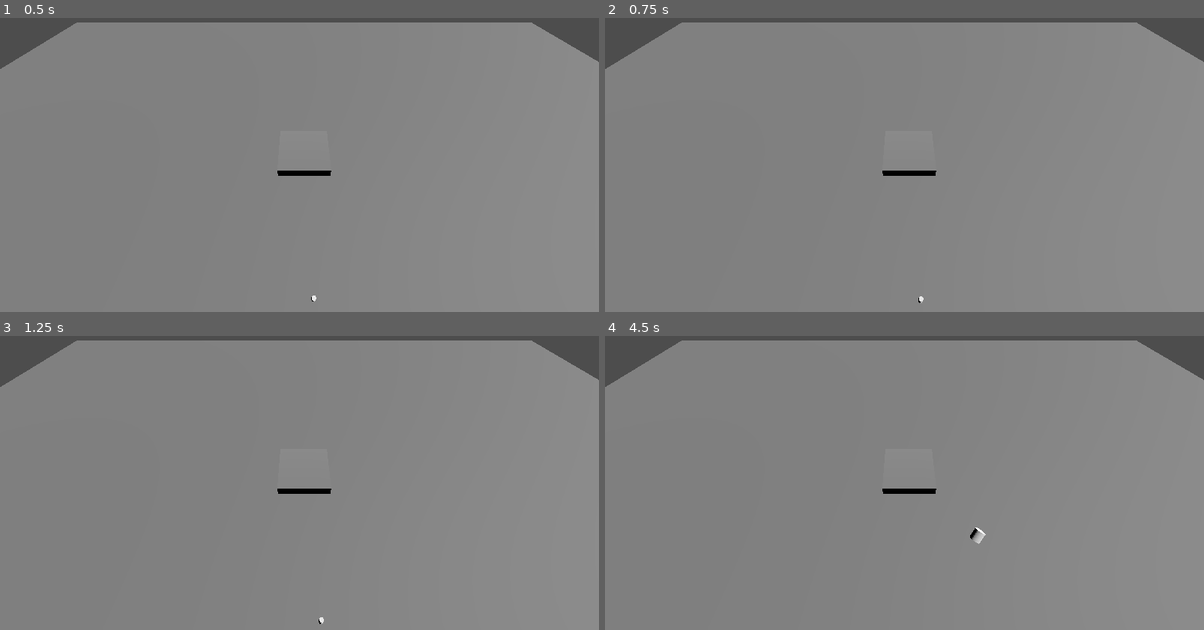
Above: before the commit, frames 1-4 (two rows, left to right).
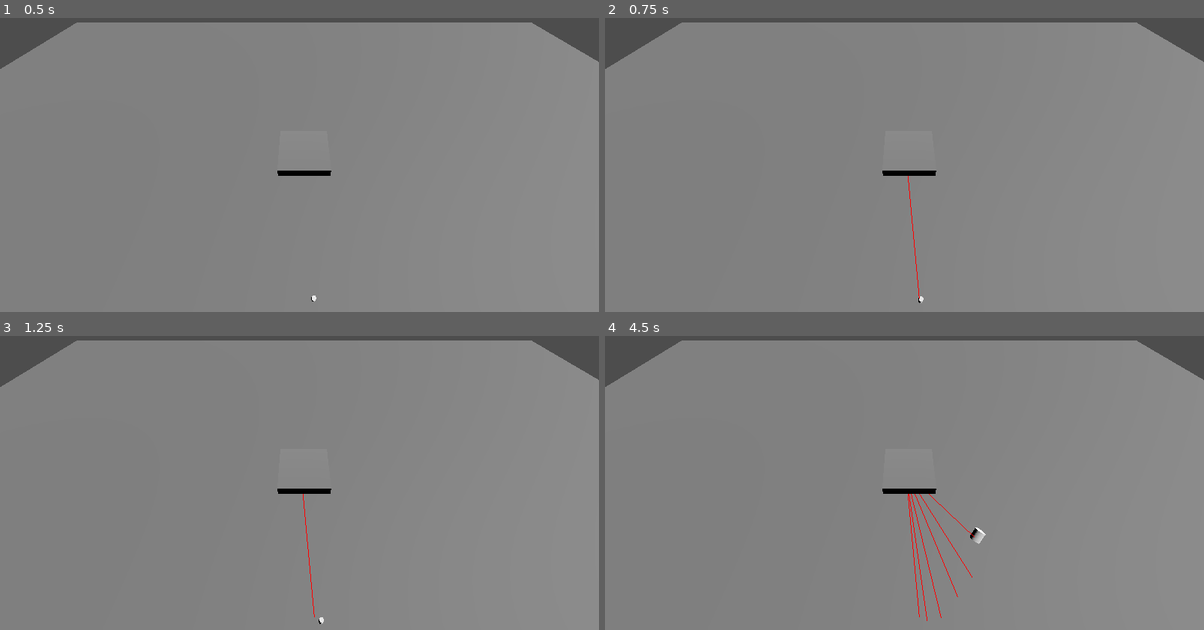
Above: after the commit, the same moments.

Repository: farrellfoobar/GrappleGame
Game: Godot game, scene res://main.tscn
Two runs of this game, one before a commit and one after it. Both use one fixed random seed, a clock stepped at 60 frames per second and the inputs below.
Inputs (mouse positions are in pixels of both pictures, inside the frame that each line leads up to):
- Up to frame 1 (0.5 s): no input
- Up to frame 2 (0.75 s): tap Enter (ui_accept) at 0.5 s; move the mouse to (1036, 126) at 0.52 s; hold D (move_right) from 0.53 s (still down); click (1036, 126) at 0.6 s
- Up to frame 3 (1.25 s): keep holding D (move_right); tap Enter (ui_accept) at 0.77 s
- Up to frame 4 (4.5 s): tap Enter (ui_accept) at 1.25, 1.52, 2.75, 3.02, 3.77 s; move the mouse to (784, 480) at 1.27 s; release D (move_right) at 1.28 s; hold S (move_back) 1.28-2.03 s; click (784, 480) at 1.35 s; move the mouse to (964, 388) at 2.02 s; hold D (move_right) 2.03-2.78 s; click (964, 388) at 2.1 s; move the mouse to (874, 530) at 2.77 s; hold W (move_forward) 2.78-3.53 s; click (874, 530) at 2.85 s; move the mouse to (1084, 512) at 3.52 s; hold A (move_left) from 3.53 s (still down); click (1084, 512) at 3.6 s; move the mouse to (724, 412) at 4.27 s; click (724, 412) at 4.35 s

Frame 1 is identical in both runs. In frame 2, less than 0.1% of the frame differs, in the area x 50-53%, y 53-96%; in frame 3, less than 0.1%; in frame 4, 0.3%, in the area x 50-62%, y 53-97%.

Commit message:
new perspective, toplevel hook target, draw a line for grapple

Diff:
--- a/main.tscn
+++ b/main.tscn
@@ -39,12 +39,11 @@
 
 [node name="grapple_target" type="CollisionShape3D" parent="Player"]
 auto_translate_mode = 2
-transform = Transform3D(1, 0, 0, 0, 1, 0, 0, 0, 1, -3.29433, 142.338, 5.64791)
+transform = Transform3D(1, 0, 0, 0, 1, 0, 0, 0, 1, -3.31748, 99.3831, 5.94123)
 top_level = true
 shape = SubResource("SphereShape3D_f0dxa")
 
 [node name="MeshInstance3D" type="MeshInstance3D" parent="Player/grapple_target"]
-transform = Transform3D(1, 0, 0, 0, 1, 0, 0, 0, 1, 0, -43.6054, 0)
 mesh = SubResource("SphereMesh_hkjsm")
 
 [node name="CollisionShape3D" type="CollisionShape3D" parent="."]
--- a/src/player.gd
+++ b/src/player.gd
@@ -41,6 +41,7 @@
 var grapple_extension: float   = 0
 var pull_vector: Vector3
 var tension_force: Vector3
+var mesh: ImmediateMesh = ImmediateMesh.new()
 func impart_velocity_from_grapple(delta: float) -> void:
 	if(is_grappled):
 		pull_vector = get_grapple_path().normalized()
@@ -52,6 +53,7 @@
 			velocity += tension_force * delta * grapple_extension
 
 	if Input.is_action_just_pressed("grapple"):
+		line(player.global_position, get_node("grapple_target").global_position)
 		grapple_rest_length = get_grapple_path().length()
 		is_grappled = true
 
@@ -81,3 +83,21 @@
 	elif(!is_grappled && is_on_floor()):
 		velocity.x = move_toward(velocity.x, 0, SPEED)
 		velocity.z = move_toward(velocity.z, 0, SPEED)
+
+func line(pos1: Vector3, pos2: Vector3, color = Color.RED, persist_ms = 0):
+	var mesh_instance := MeshInstance3D.new()
+	var immediate_mesh := ImmediateMesh.new()
+	var material := ORMMaterial3D.new()
+
+	mesh_instance.mesh = immediate_mesh
+	mesh_instance.cast_shadow = GeometryInstance3D.SHADOW_CASTING_SETTING_OFF
+
+	immediate_mesh.surface_begin(Mesh.PRIMITIVE_LINES, material)
+	immediate_mesh.surface_add_vertex(pos1)
+	immediate_mesh.surface_add_vertex(pos2)
+	immediate_mesh.surface_end()
+
+	get_tree().get_root().add_child(mesh_instance)
+
+	material.shading_mode = BaseMaterial3D.SHADING_MODE_UNSHADED
+	material.albedo_color = color
